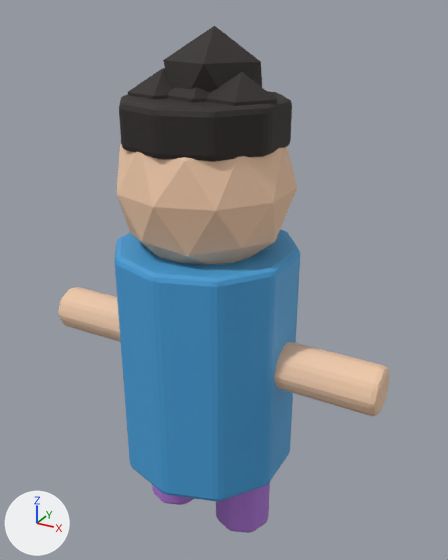
The FBX model Assets/Art/Models/Customer.fbx: old version first, new version second.
Both versions are drawn from a 50 mm camera at (1.25, -2.12, 2.31) aimed at (0.04, 0.07, 1.22). Every picture has the same lights, and +X, +Y and +Z are marked at lower left. The picture after the commit comes second. Where no turn or scale is listed for an object, it has been applied to the vertices.

Before the edit, the objects in view are built like this:
```python
me_cylinder_017 = bpy.data.meshes.new('Cylinder.017')
me_cylinder_017.from_pydata(...)  # 112 vertices, 106 faces; spans x -0.325..0.325, y -0.106..0.106, z -0.104..0.106
me_cylinder_017.materials.append(mat_m_skin)  # beige #f1caaa
me_cylinder_018 = bpy.data.meshes.new('Cylinder.018')
me_cylinder_018.from_pydata(...)  # 112 vertices, 106 faces; spans x -0.325..0.325, y -0.106..0.106, z -0.104..0.106
me_cylinder_018.materials.append(mat_m_skin)  # beige #f1caaa
me_icosphere_016 = bpy.data.meshes.new('Icosphere.016')
me_icosphere_016.from_pydata(...)  # an icosphere of 20 faces spanning x -0.197..0.197, y -0.187..0.187, z -0.22..0.22
me_icosphere_016.materials.append(mat_m_black)  # black #2c2724
ob_hairstyle_bun = bpy.data.objects.new('HairStyle_Bun', me_icosphere_016)
ob_hairstyle_bun.location = (0.0, 0.08, 2.03)
ob_skinarm_0_48 = bpy.data.objects.new('SkinArm_0.48', me_cylinder_018)
ob_skinarm_0_48.location = (0.48, 0.0, 0.92)
ob_skinarm__0_48 = bpy.data.objects.new('SkinArm_-0.48', me_cylinder_017)
ob_skinarm__0_48.location = (-0.48, 0.0, 0.92)
# also in view: 'HairStyle_Cap' at (0.0, 0.0, 1.91); 'HairStyle_Curls_-0.17' at (-0.17, -0.02, 1.94); 'PantsLeg_0.19' at (0.19, 0.0, 0.25); 'SkinHead' at (0.0, 0.0, 1.66); 'ShirtBody' at (0.0, 0.0, 0.88)
```
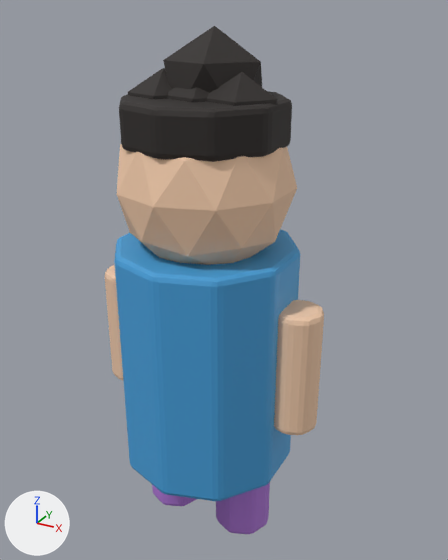
Patch to the scene script:
```diff
--- a/Assets/Art/Models/Customer.fbx.py
+++ b/Assets/Art/Models/Customer.fbx.py
@@ me_cylinder_017_1 @@
+me_cylinder_017_1.from_pydata(...)  # 112 vertices, 106 faces; spans x -0.104..0.104, y -0.104..0.104, z -0.28..0.28
+me_cylinder_017_1.materials.append(mat_m_skin)  # beige #f1caaa
@@ ob_skinarm__0_48 @@
-ob_skinarm__0_48 = bpy.data.objects.new('SkinArm_-0.48', me_cylinder_017)
-ob_skinarm__0_48.location = (-0.48, 0.0, 0.92)
@@ ob_skinarm_0_48 @@
-ob_skinarm_0_48 = bpy.data.objects.new('SkinArm_0.48', me_cylinder_018)
-ob_skinarm_0_48.location = (0.48, 0.0, 0.92)
@@ ob_skinarm_left @@
+ob_skinarm_left = bpy.data.objects.new('SkinArm_Left', me_cylinder_017_1)
+ob_skinarm_left.location = (-0.43, 0.0, 0.92)
@@ ob_skinarm_right @@
+ob_skinarm_right = bpy.data.objects.new('SkinArm_Right', me_cylinder_017_1.copy())
+ob_skinarm_right.location = (0.43, 0.0, 0.92)
```

Where the change shows, as pixel boxes (x1, y1, x2, y2) in the pictures (448 x 560 px):
'SkinArm_Right', added (beige)
    after: (274, 300, 324, 435)
'SkinArm_0.48', deleted (beige)
    before: (274, 342, 389, 416)
'SkinArm_-0.48', deleted (beige)
    before: (59, 287, 120, 342)
'SkinArm_Left', added (beige)
    after: (105, 265, 123, 380)
